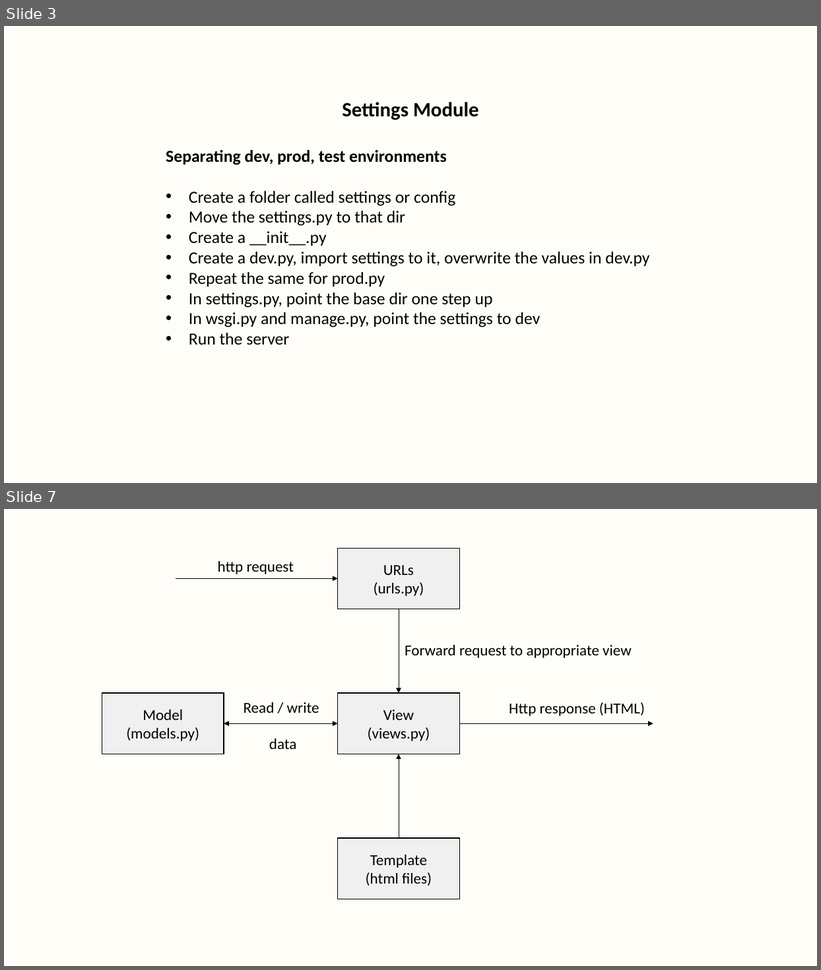
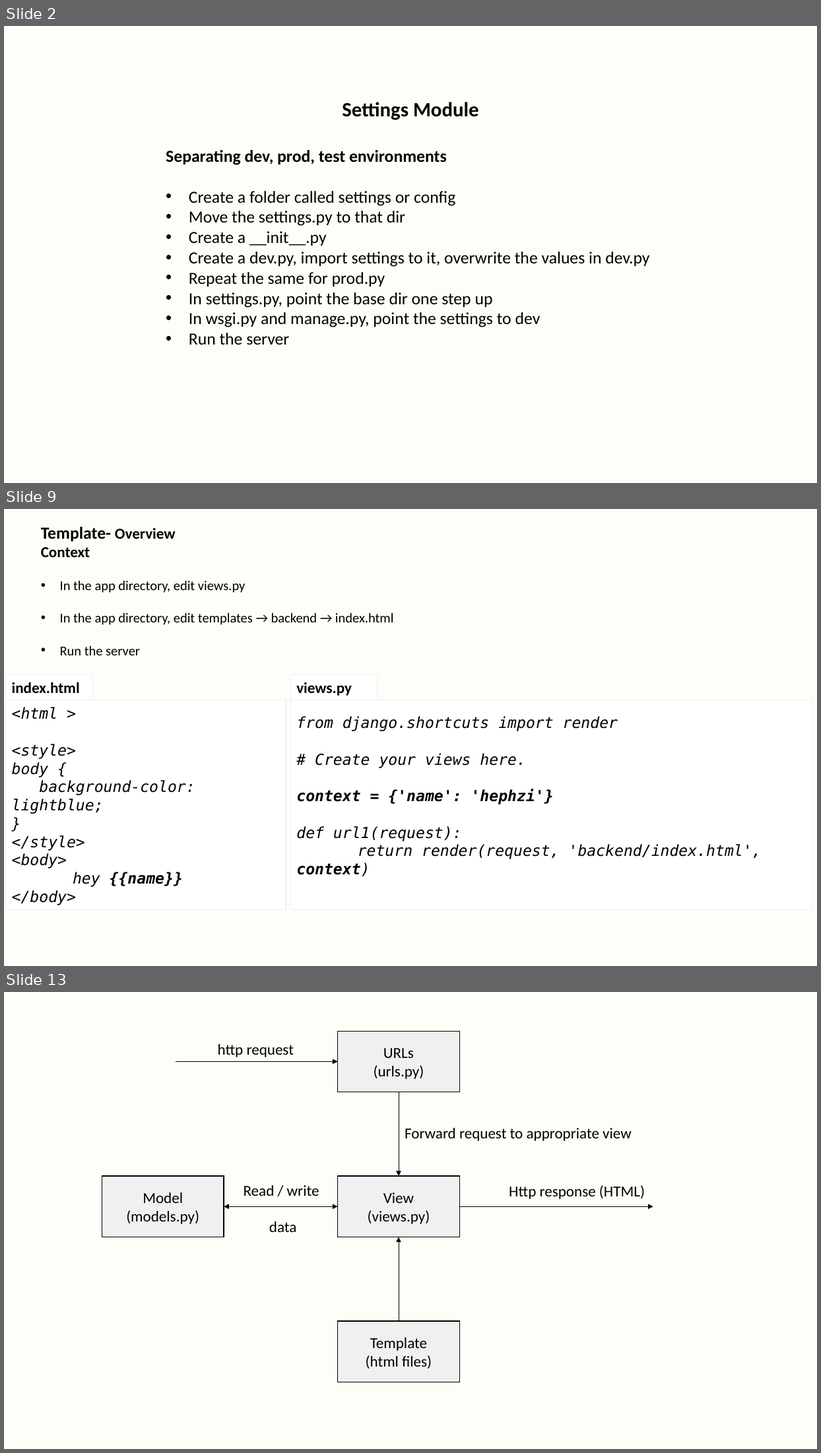
Before and after one commit to dharaneya/gym_web_app, a slide deck: practical_notes.pptx. Shown one above the other, each under a label of ours: slides 3 and 7 before the commit, slides 2, 9 and 13 after it; the slides between them are not shown. The pictures are 821x970 and 821x1453 pixels, drawn with LibreOffice and Linux fonts; fonts in the diff are those of the drawing. Boxes give left, top, right and bottom in pixels: in the first picture for what was removed or moved away, otherwise in the second. Text is boxed around its words. In the diff, an @@ line names an element or a change of style, - is before the commit and + after.

Commit message:
adding templates with context slides

```diff
--- a/practical_notes.pptx
+++ b/practical_notes.pptx
@@ slide 9 added at box(4, 509, 817, 966), background #FEFDF8 @@
@@ text added at box(41, 527, 394, 656), 16 pt, text #000000 @@
+Template- Overview
+Context
+• In the app directory, edit views.py
+• In the app directory, edit templates → backend → index.html
+• Run the server
@@ group added at box(6, 675, 813, 910): 4 rectangles @@
+views.py
+from django.shortcuts import render
+# Create your views here.
+context = {'name': 'hephzi'}
+def url1(request):
+return render(request, 'backend/index.html', context)
+<html >
+<style>
+body {
+background-color: lightblue;
+}
+</style>
+<body>
+hey {{name}}
+</body>
+index.html
@@ what was slide 3 is now slide 2 @@
@@ what was slide 7 is now slide 13 @@
```
Also in this commit, not shown: 4 slides changed, 5 other slides added, 1 other file.
